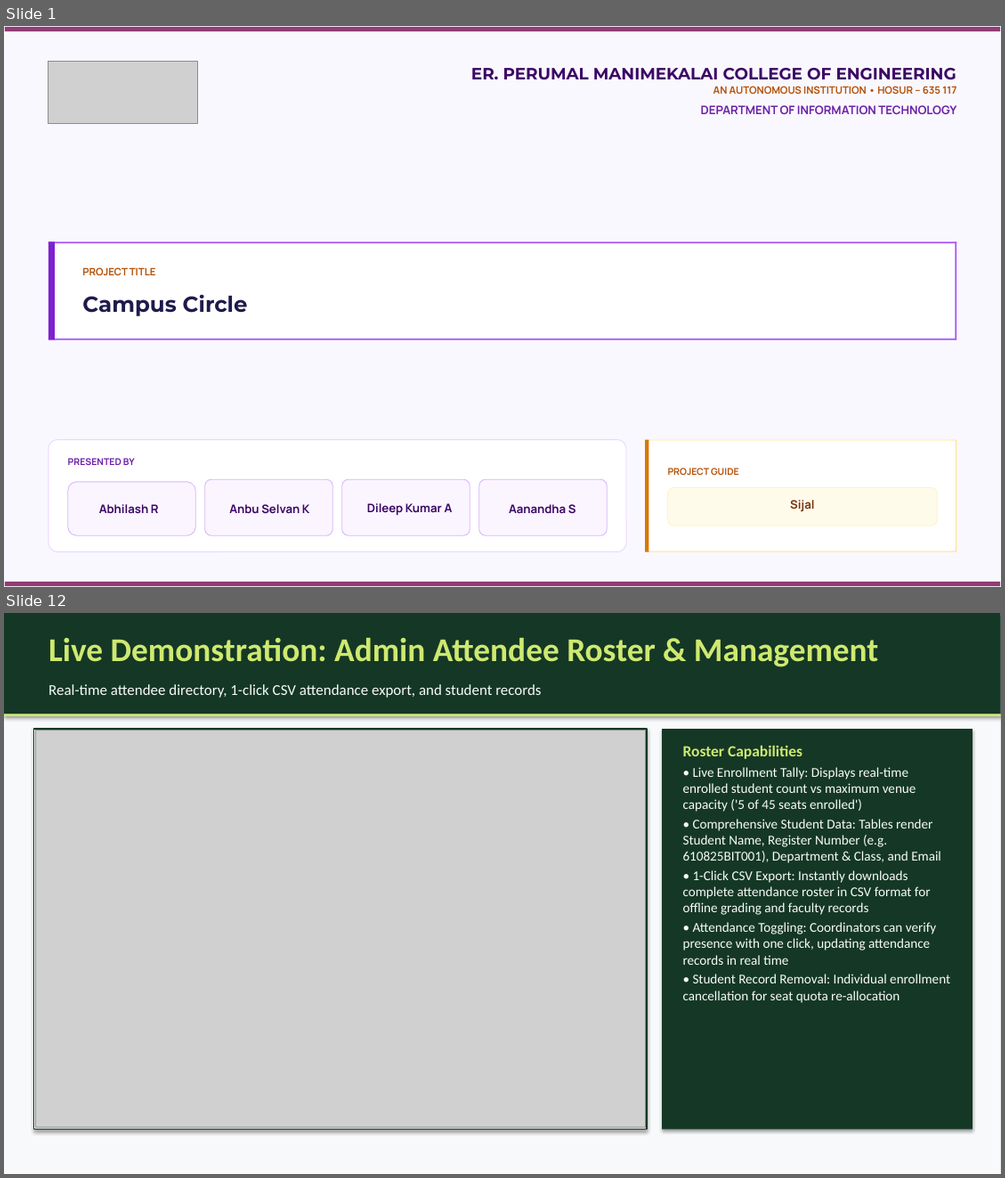
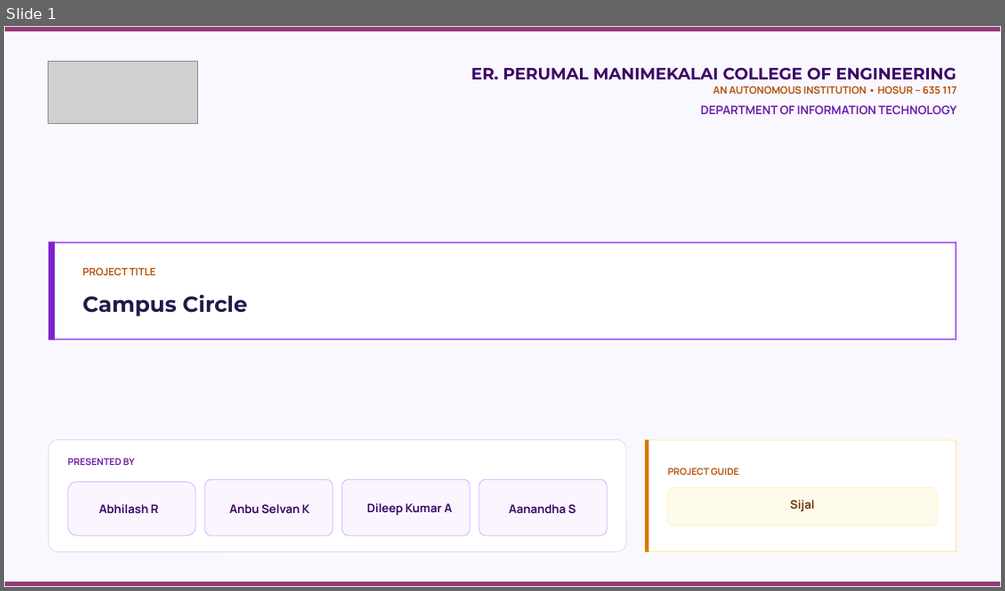
Before and after one commit to Abhi7Prajapathi/Events, a slide deck: CampusCircle_Presentation.pptx. Shown one above the other, each under a label of ours: slides 1 and 12 before the commit, slide 1 after it; the slides between them are not shown. The pictures are 1005x1178 and 1005x591 pixels, drawn with LibreOffice and Linux fonts; fonts in the diff are those of the drawing; grey boxes stand for pictures; background and template pictures are left out. Boxes give left, top, right and bottom in pixels: in the first picture for what was removed or moved away, otherwise in the second. Text is boxed around its words. In the diff, an @@ line names an element or a change of style, - is before the commit and + after.

```diff
--- a/CampusCircle_Presentation.pptx
+++ b/CampusCircle_Presentation.pptx
@@ slide 12 removed at [4, 613, 1001, 1174], background #FFFFFF @@
@@ rectangle removed at [4, 613, 1001, 1174] @@
@@ rectangle removed at [4, 613, 1001, 714] @@
@@ text removed at [48, 638, 878, 667] @@
-Live Demonstration: Admin Attendee Roster & Management
@@ text removed at [48, 684, 541, 698] @@
-Real-time attendee directory, 1-click CSV attendance export, and student records
@@ rectangle removed at [4, 714, 1001, 716] @@
@@ rectangle removed at [34, 729, 647, 1129] @@
@@ picture removed at [35, 730, 646, 1127] @@
@@ rectangle removed at [662, 729, 972, 1129] @@
@@ text removed at [683, 745, 950, 1003] @@
-Roster Capabilities
-• Live Enrollment Tally: Displays real-time enrolled student count vs maximum venue capacity ('5 of 45 seats enrolled')
-• Comprehensive Student Data: Tables render Student Name, Register Number (e.g. 610825BIT001), Department & Class, and Email
-• 1-Click CSV Export: Instantly downloads complete attendance roster in CSV format for offline grading and faculty records
-• Attendance Toggling: Coordinators can verify presence with one click, updating attendance records in real time
-• Student Record Removal: Individual enrollment cancellation for seat quota re-allocation
```
Also in this commit, not shown: 3 slides changed, 5 slides added, 11 other slides removed, 1 other file.
